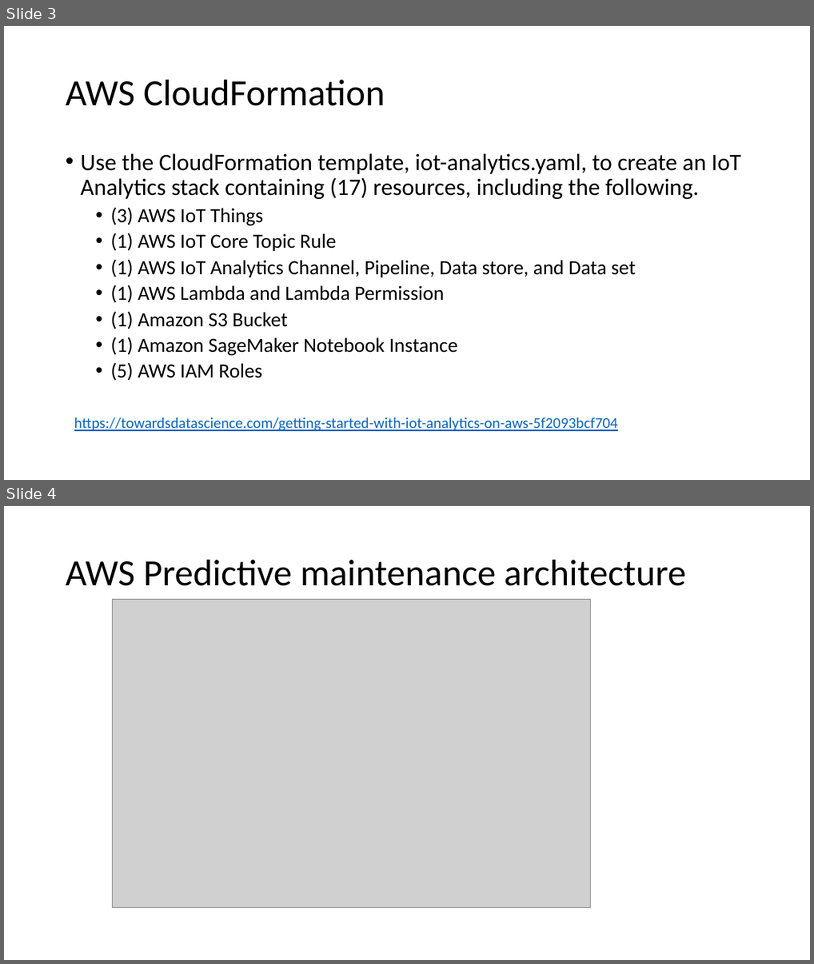
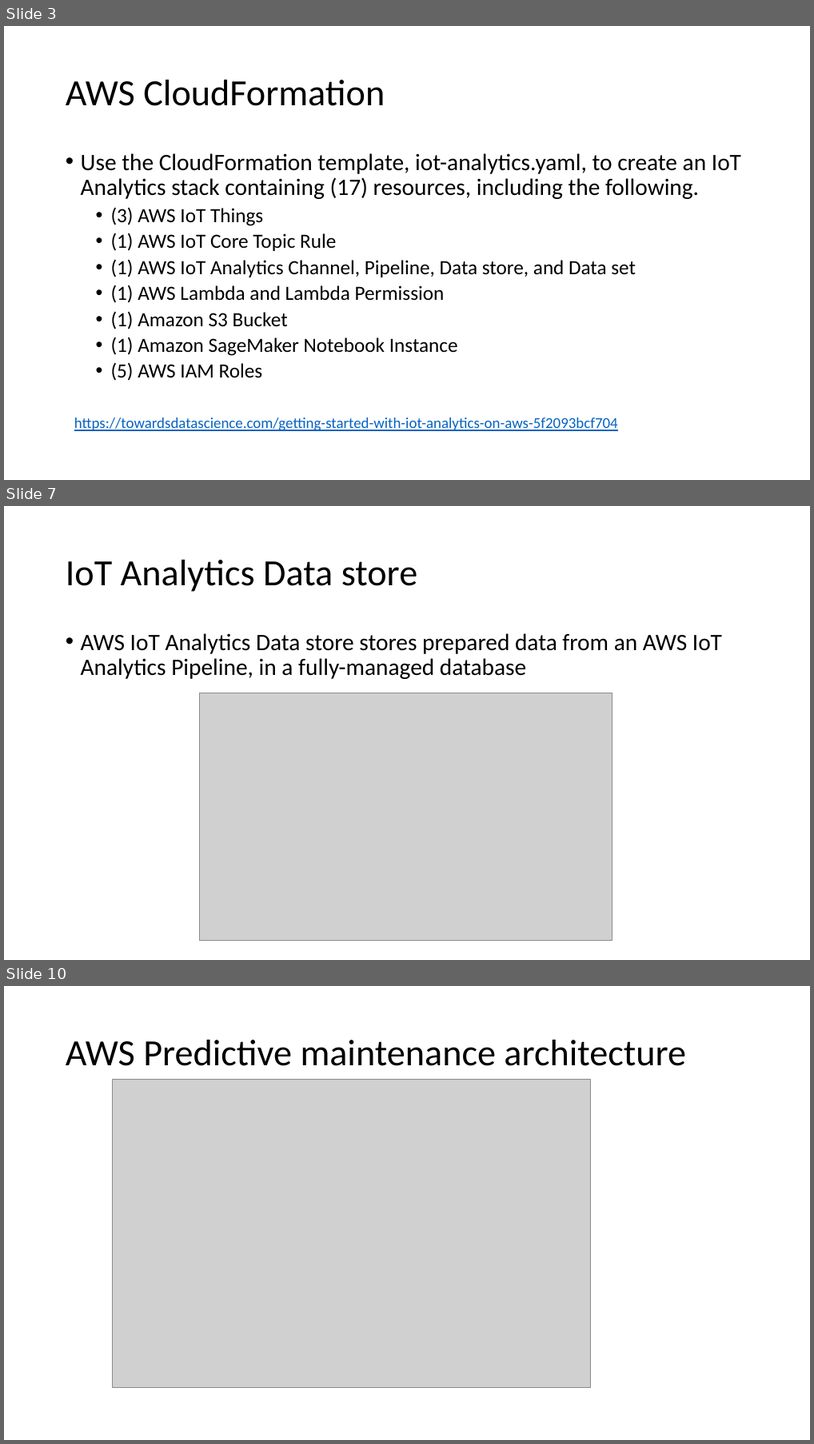
Before and after one commit to xuan0802/iot_slide, a slide deck: IoT analytics.pptx. Shown one above the other, each under a label of ours: slides 3 and 4 before the commit, slides 3, 7 and 10 after it; the slides between them are not shown. The pictures are 814x964 and 814x1444 pixels, drawn with LibreOffice and Linux fonts; fonts in the diff are those of the drawing; grey boxes stand for pictures. Boxes give left, top, right and bottom in pixels: in the first picture for what was removed or moved away, otherwise in the second. Text is boxed around its words. In the diff, an @@ line names an element or a change of style, - is before the commit and + after.

```diff
--- a/IoT analytics.pptx
+++ b/IoT analytics.pptx
@@ slide 7 added at (4,506,810,960), background #FFFFFF @@
@@ title added at (66,560,418,592), 44 pt, text #000000 @@
+IoT Analytics Data store
@@ text added at (81,633,722,679), 28 pt, text #000000 @@
+• AWS IoT Analytics Data store stores prepared data from an AWS IoT Analytics Pipeline, in a fully-managed database
@@ picture added at (200,693,613,940) @@
@@ what was slide 4 is now slide 10 @@
```
Also in this commit, not shown: 5 other slides added.
